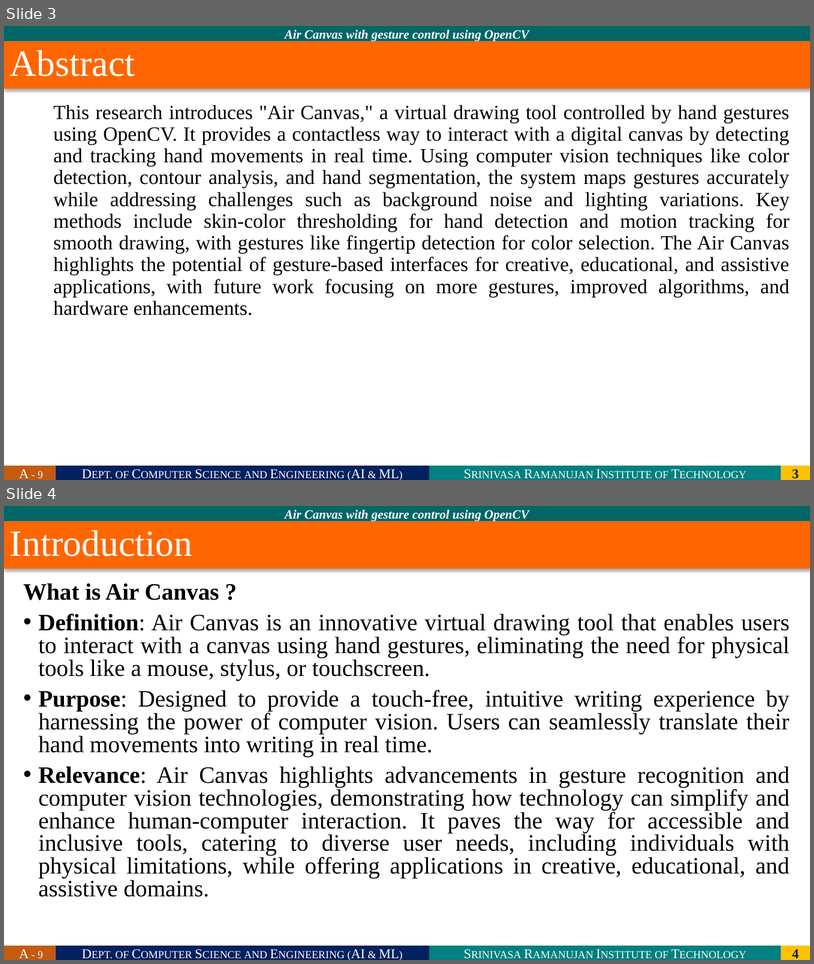
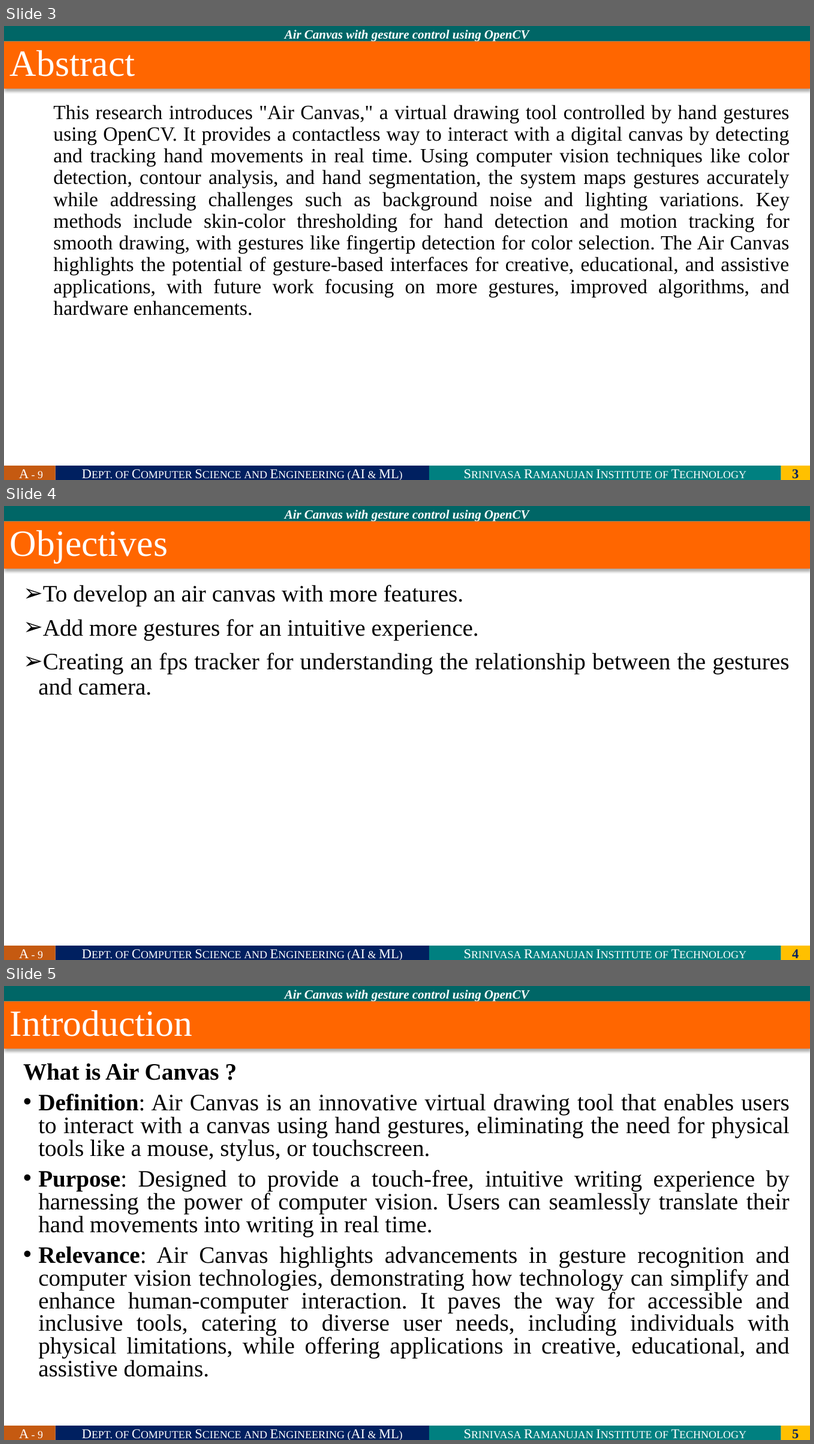
Before and after one commit to 214g1a3332/Project_A9, a slide deck: Review - 0 Template.pptx. Shown one above the other, each under a label of ours: slides 3 and 4 before the commit, slides 3, 4 and 5 after it. The pictures are 814x964 and 814x1444 pixels, drawn with LibreOffice and Linux fonts; fonts in the diff are those of the drawing; background and template pictures are left out. Boxes give left, top, right and bottom in pixels: in the first picture for what was removed or moved away, otherwise in the second. Text is boxed around its words. In the diff, an @@ line names an element or a change of style, - is before the commit and + after.

```diff
--- a/Review - 0 Template.pptx
+++ b/Review - 0 Template.pptx
@@ slide 4 added at (4, 506, 810, 960), background #FFFFFF; not listed: 5 template elements that a slide beside it also shows @@
@@ title added at (4, 521, 810, 568), fill #FF6600, 44 pt, text #FFFFFF @@
+Objectives
@@ text added at (38, 585, 789, 695), 28 pt, text #000000 @@
+➢ To develop an air canvas with more features.
+➢ Add more gestures for an intuitive experience.
+➢ Creating an fps tracker for understanding the relationship between the gestures and camera.
@@ what was slide 4 is now slide 5 @@
@@ page number at (792, 1429, 799, 1438): text changed @@
-4
+5
```
Also in this commit, not shown: 5 slides changed, 8 other slides added, 1 slide removed, 2 other files.
